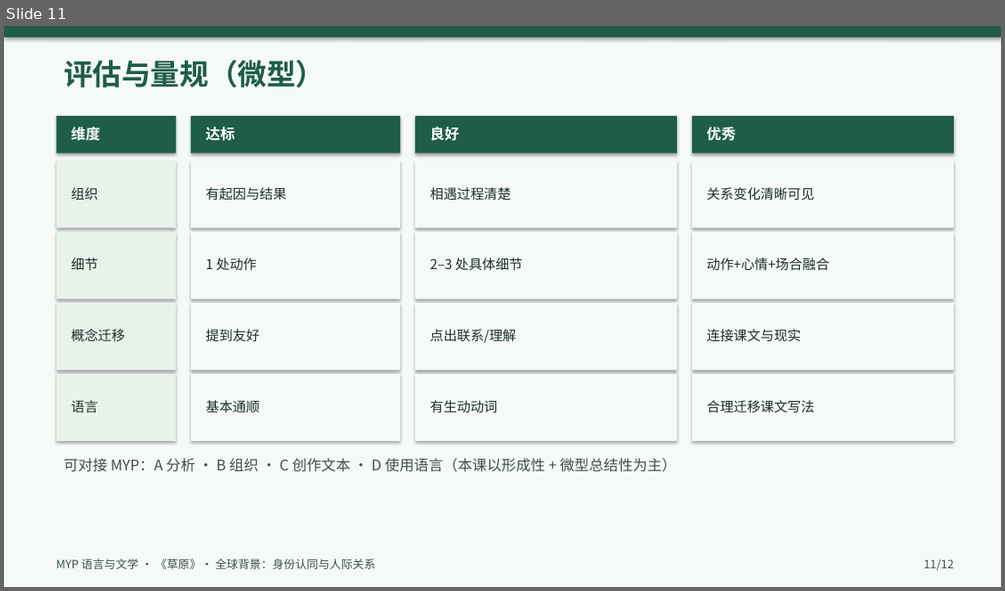
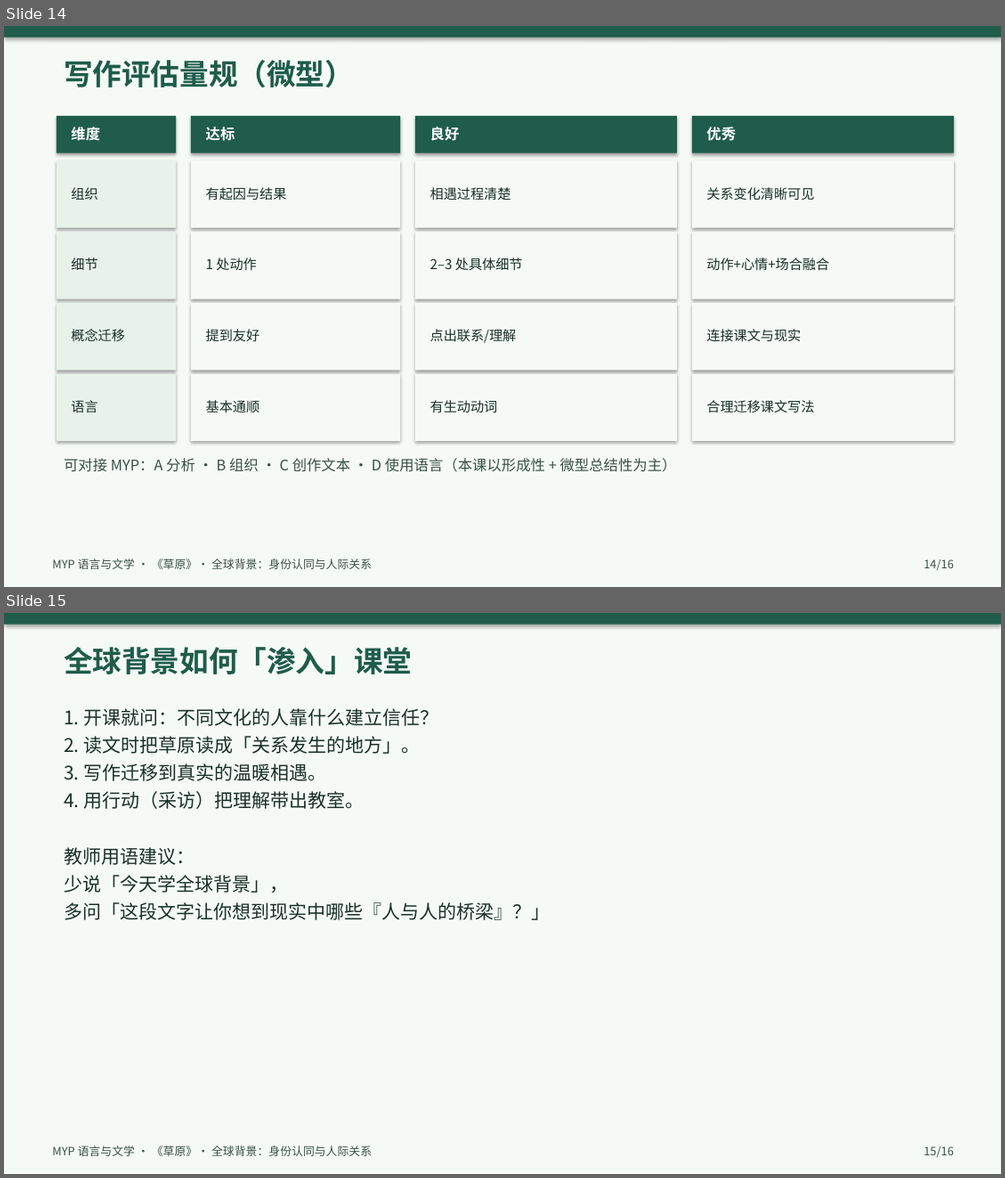
Before and after one commit to cuijinqueen-cyber/IBDP-Chinese-A, a slide deck: ppt/草原_MYP教案课件.pptx. Shown one above the other, each under a label of ours: slide 11 before the commit, slides 14 and 15 after it. The pictures are 1005x591 and 1005x1178 pixels, drawn with LibreOffice and Linux fonts; fonts in the diff are those of the drawing. Boxes give left, top, right and bottom in pixels: in the first picture for what was removed or moved away, otherwise in the second. Text is boxed around its words. In the diff, an @@ line names an element or a change of style, - is before the commit and + after.

```diff
--- a/ppt/草原_MYP教案课件.pptx
+++ b/ppt/草原_MYP教案课件.pptx
@@ slide 15 added at bbox=[4, 613, 1001, 1174], background #FFFFFF @@
@@ rectangle added at bbox=[4, 613, 1001, 1174], fill #F5FAF7 @@
@@ rectangle added at bbox=[4, 613, 1001, 625], fill #1F5C4A @@
@@ text added at bbox=[64, 647, 413, 674], 28 pt, text #1F5C4A, bold @@
+全球背景如何「渗入」课堂
@@ text added at bbox=[64, 708, 550, 920], 18 pt, text #1A2F28 @@
+1. 开课就问：不同文化的人靠什么建立信任？
+2. 读文时把草原读成「关系发生的地方」。
+3. 写作迁移到真实的温暖相遇。
+4. 用行动（采访）把理解带出教室。
+教师用语建议：
+少说「今天学全球背景」，
+多问「这段文字让你想到现实中哪些『人与人的桥梁』？」
@@ text added at bbox=[52, 1145, 372, 1156], 11 pt, text #3A4F45 @@
+MYP 语言与文学 · 《草原》· 全球背景：身份认同与人际关系
@@ text added at bbox=[923, 1146, 954, 1157], 11 pt, text #3A4F45 @@
+15/16
@@ what was slide 11 is now slide 14 @@
@@ slide 14 changed as well @@
@@ text at bbox=[64, 60, 354, 87]: text changed @@
-评估与量规（微型）
+写作评估量规（微型）
@@ text "MYP 语言与文学 · 《草原》· 全球背景：身份认同与人际关系": place and size @@
-text "MYP 语言与文学 · 《草原》· 全球背景：身份认同与人际关系" at bbox=[57, 558, 375, 569]
+text "MYP 语言与文学 · 《草原》· 全球背景：身份认同与人际关系" at bbox=[52, 558, 372, 569]
@@ text at bbox=[923, 559, 954, 570]: text changed @@
-11/12
+14/16
```
Also in this commit, not shown: 11 other slides changed, 3 other slides added, 2 other files.
